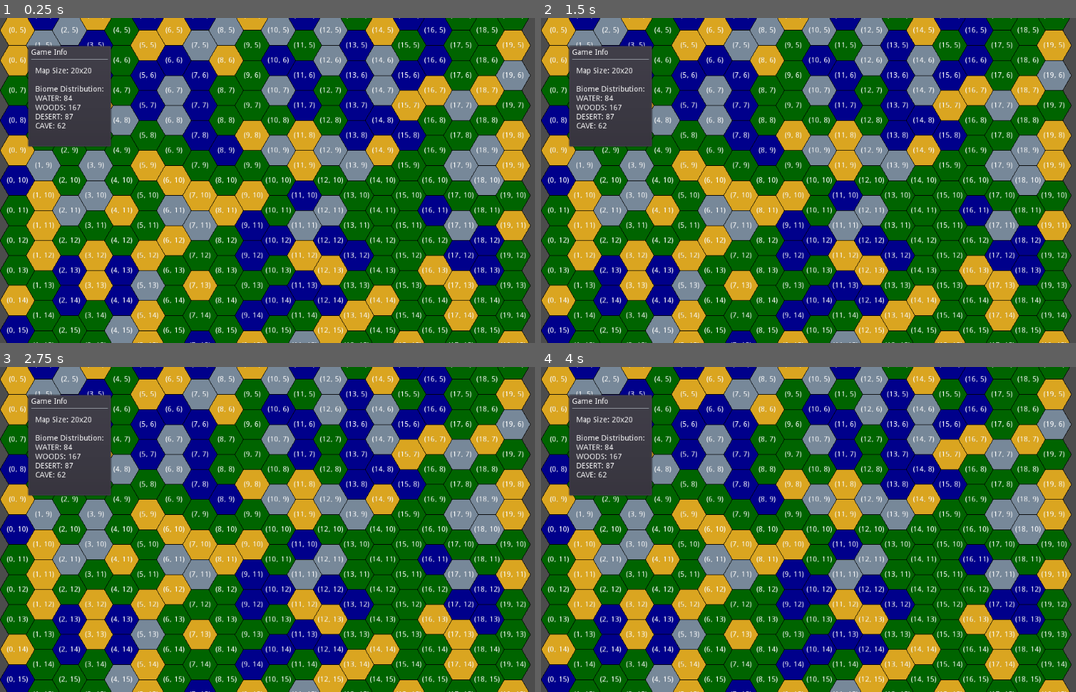
Above: before the commit, frames 1-4 (two rows, left to right).
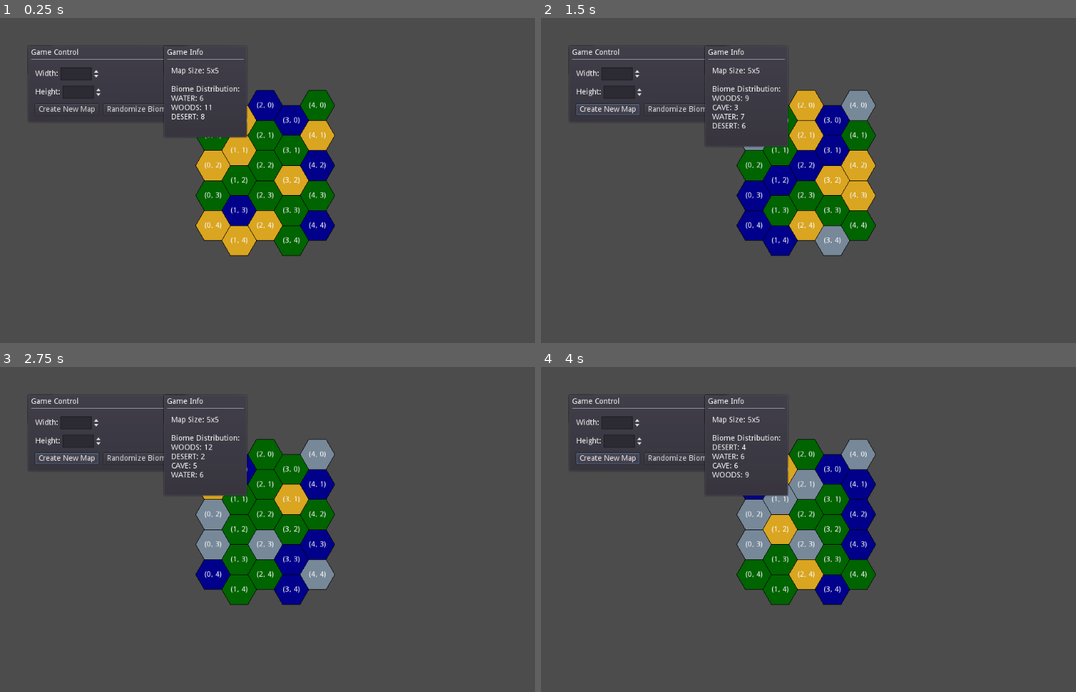
Above: after the commit, the same moments.

Repository: vgMonky/hexa_survival
Game: Godot game, scene res://hex_survival/main.tscn
The game is run twice, just before and just after one commit, with the same random seed, the same clock (stepped at 60 frames per second) and the same inputs.
Inputs (mouse positions are in pixels of both pictures, inside the frame that each line leads up to):
- Up to frame 1 (0.25 s): no input
- Up to frame 2 (1.5 s): click (680, 109) at 0.5 s, where only the run after the commit has a clickable "Randomize Biomes"; click (605, 109) at 1.25 s, where only the run after the commit has a clickable "Create New Map"
- Up to frame 3 (2.75 s): click (64, 458) at 2 s, where only the run after the commit has a clickable "Create New Map"
- Up to frame 4 (4 s): click (680, 458) at 2.75 s, where only the run after the commit has a clickable "Randomize Biomes"; click (605, 458) at 3.5 s, where only the run after the commit has a clickable "Create New Map"

The runs differ from the first frame. In frame 1, 91% of the frame differs, in the area x 0-100%, y 0-100%; in frame 2, 92%; in frame 3, 91%; in frame 4, 92%.

Commit message:
Add game control panel for dynamic map management in game

Diff:
--- a/hex_survival/main.gd
+++ b/hex_survival/main.gd
@@ -2,21 +2,33 @@
 
 var state_manager: StateManager
 var map_view_container: MapViewContainer
+var control_panel: GameControlPanel
+var info_panel: GameInfoPanel
 
 func _ready() -> void:
 	print("\n=== Game Starting ===")
 
+	# Initialize state manager with a small default map
 	state_manager = StateManager.new()
 	add_child(state_manager)
-	state_manager.initialize(20, 20)
+	state_manager.initialize(5, 5)  # Start with a 5x5 map by default
 
+	# Create control panel
+	control_panel = GameControlPanel.new(state_manager)
+	add_child(control_panel)
+	control_panel.rect_position = Vector2(50, 50)
+
+	# Create map view container
 	map_view_container = MapViewContainer.new(state_manager)
 	add_child(map_view_container)
 
 	# Create info panel
-	var info_panel = GameInfoPanel.new(state_manager)
+	info_panel = GameInfoPanel.new(state_manager)
 	add_child(info_panel)
-	info_panel.rect_position = Vector2(50, 50)  # Set initial position
+	info_panel.rect_position = Vector2(300, 50)
+
+	print("Initial setup complete")
+
 
 	# Print sample of hex information
 	print("\nSample of hex tiles:")
--- /dev/null
+++ b/hex_survival/view/ui/game_control_panel.gd
@@ -0,0 +1,68 @@
+class_name GameControlPanel
+extends BaseUIPanel
+
+var state_manager: StateManager
+var width_spinbox: SpinBox
+var height_spinbox: SpinBox
+var create_button: Button
+var update_button: Button
+
+func _init(sm: StateManager) -> void:
+	state_manager = sm
+	._init("Game Control")  # Call parent _init with title
+
+	# Create main container for controls
+	var vbox = VBoxContainer.new()
+	vbox.add_constant_override("separation", 10)
+	content_container.add_child(vbox)
+
+	# Width control
+	var width_container = HBoxContainer.new()
+	vbox.add_child(width_container)
+
+	var width_label = Label.new()
+	width_label.text = "Width:"
+	width_container.add_child(width_label)
+
+	width_spinbox = SpinBox.new()
+	width_spinbox.min_value = 3
+	width_spinbox.max_value = 20
+	width_spinbox.value = state_manager.current_state.map_data.width  # Set to current width
+	width_container.add_child(width_spinbox)
+
+	# Height control
+	var height_container = HBoxContainer.new()
+	vbox.add_child(height_container)
+
+	var height_label = Label.new()
+	height_label.text = "Height:"
+	height_container.add_child(height_label)
+
+	height_spinbox = SpinBox.new()
+	height_spinbox.min_value = 3
+	height_spinbox.max_value = 20
+	height_spinbox.value = state_manager.current_state.map_data.height  # Set to current height
+	height_container.add_child(height_spinbox)
+
+	# Buttons
+	var button_container = HBoxContainer.new()
+	button_container.add_constant_override("separation", 10)
+	vbox.add_child(button_container)
+
+	create_button = Button.new()
+	create_button.text = "Create New Map"
+	create_button.connect("pressed", self, "_on_create_pressed")
+	button_container.add_child(create_button)
+
+	update_button = Button.new()
+	update_button.text = "Randomize Biomes"
+	update_button.connect("pressed", self, "_on_update_pressed")
+	button_container.add_child(update_button)
+
+func _on_create_pressed() -> void:
+	var width = int(width_spinbox.value)
+	var height = int(height_spinbox.value)
+	state_manager.initialize(width, height)
+
+func _on_update_pressed() -> void:
+	state_manager.apply_state_change(MapEvents.set_biomes())
--- a/project.godot
+++ b/project.godot
@@ -18,6 +18,11 @@
 "class": "BiomeTypes",
 "language": "GDScript",
 "path": "res://hex_survival/game/data/map/biome_types.gd"
+}, {
+"base": "BaseUIPanel",
+"class": "GameControlPanel",
+"language": "GDScript",
+"path": "res://hex_survival/view/ui/game_control_panel.gd"
 }, {
 "base": "BaseUIPanel",
 "class": "GameInfoPanel",
@@ -87,6 +92,7 @@
 _global_script_class_icons={
 "BaseUIPanel": "",
 "BiomeTypes": "",
+"GameControlPanel": "",
 "GameInfoPanel": "",
 "GameState": "",
 "HexTile": "",
